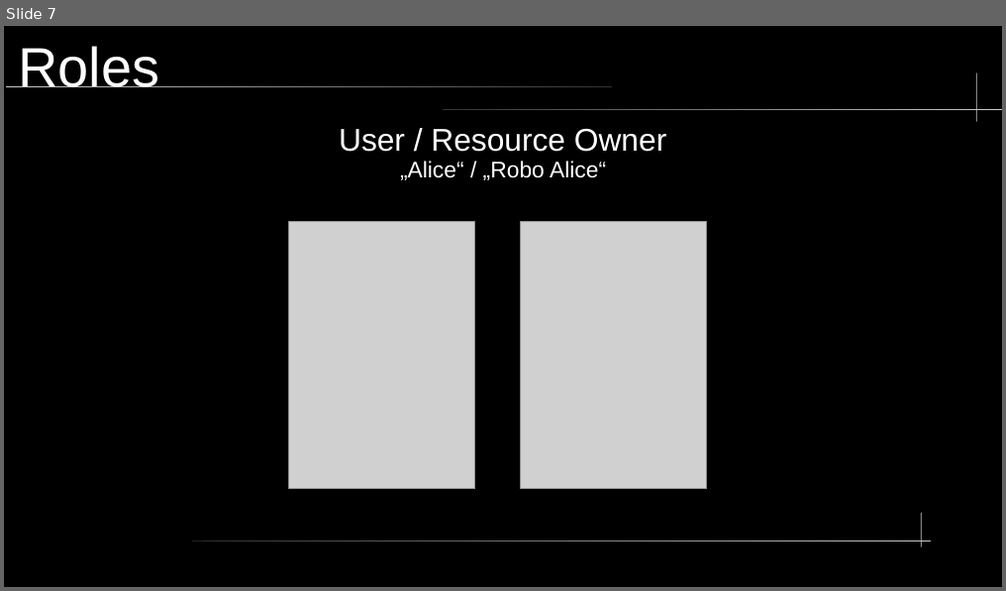
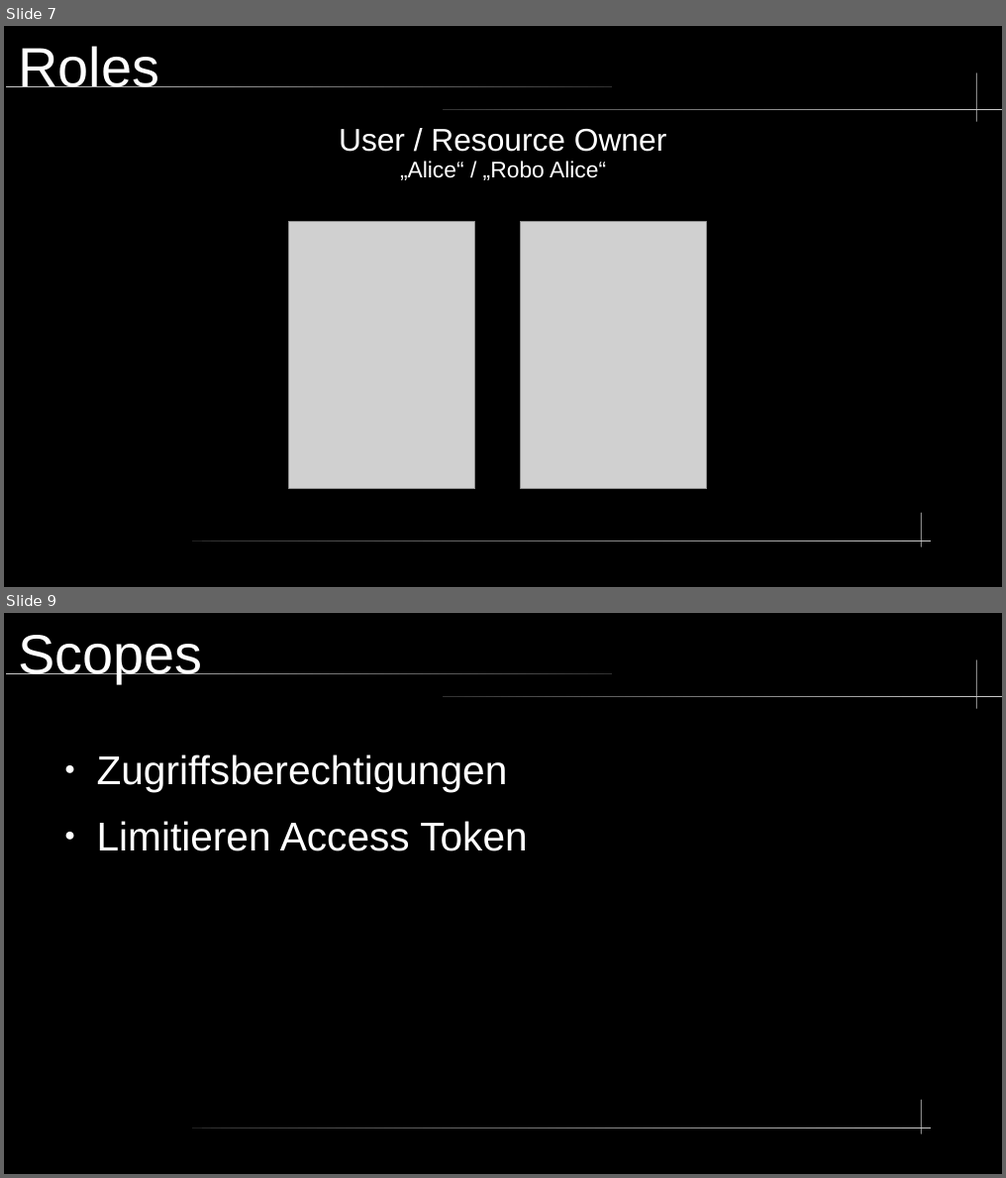
Before and after one commit to nkilders/e-portfolio-oauth2, a slide deck: presentation/OAuth2.odp. Shown one above the other, each under a label of ours: slide 7 before the commit, slides 7 and 9 after it; the slides between them are not shown. The pictures are 1006x591 and 1006x1178 pixels, drawn with LibreOffice and Linux fonts; fonts in the diff are those of the drawing; grey boxes stand for pictures. Boxes give left, top, right and bottom in pixels: in the first picture for what was removed or moved away, otherwise in the second. Text is boxed around its words. In the diff, an @@ line names an element or a change of style, - is before the commit and + after.

```diff
--- a/presentation/OAuth2.odp
+++ b/presentation/OAuth2.odp
@@ slide 9 added at bbox=[4, 613, 1002, 1174], background #000000; not listed: 5 template elements that a slide beside it also shows @@
@@ title added at bbox=[18, 635, 202, 683], 44 pt, text #FFFFFF @@
+Scopes
@@ text added at bbox=[97, 755, 527, 852], 32 pt, text #FFFFFF @@
+● Zugriffsberechtigungen
+● Limitieren Access Token
```
Also in this commit, not shown: 9 slides changed, 2 other slides added, 1 other file.
